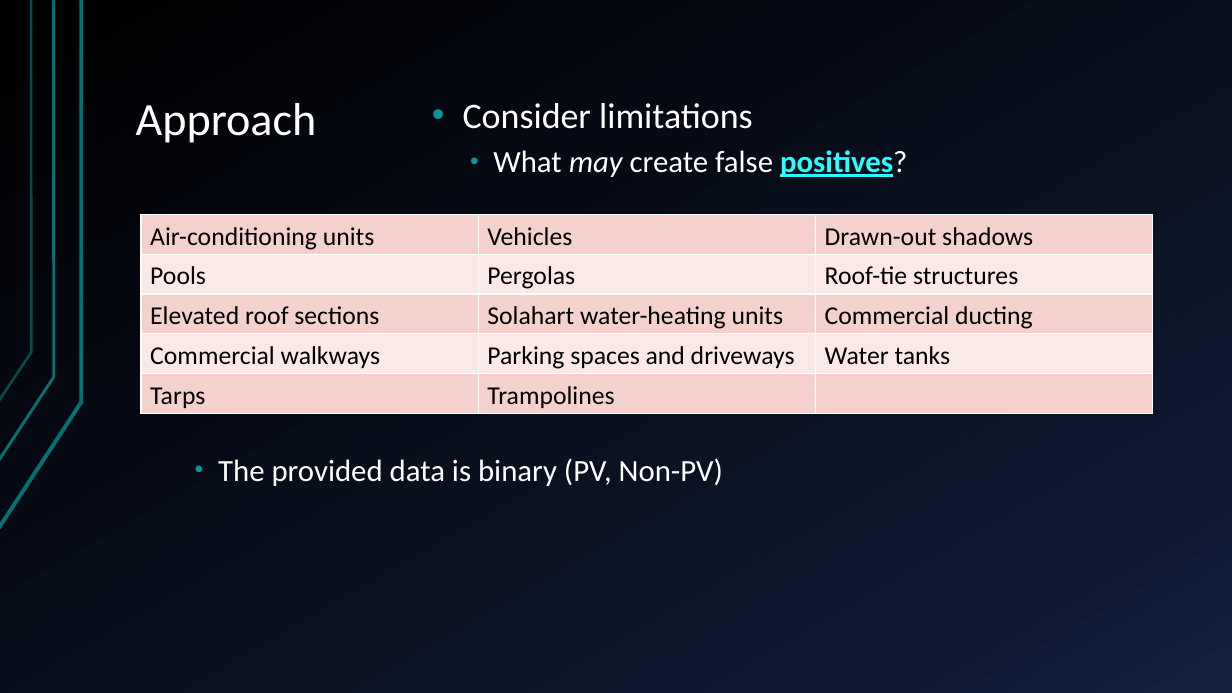
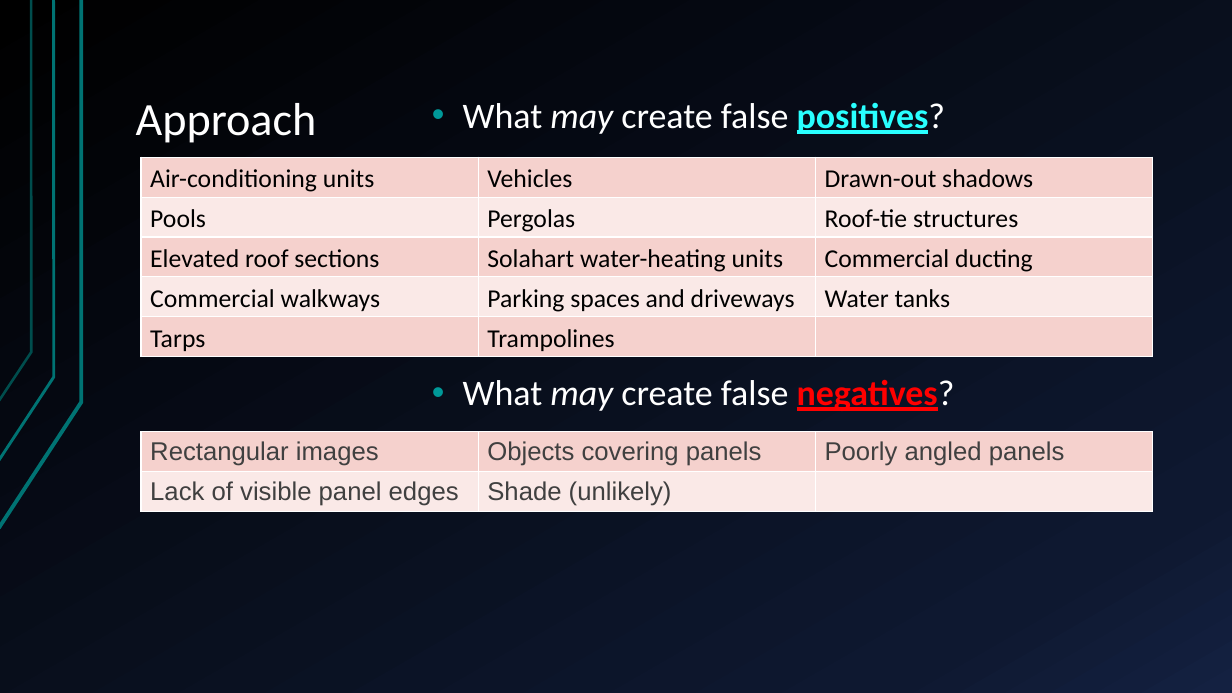
Before and after one commit to sofiary/teamunicornn, a slide deck: slide 20 of Western Power Hack-a-Gig Presentation.pptx. Drawn at 1232x693 pixels with LibreOffice and Linux fonts; fonts in the diff are those of the drawing. Boxes give left, top, right and bottom in pixels: in the first picture for what was removed or moved away, otherwise in the second. Text is boxed around its words. In the diff, an @@ line names an element or a change of style, - is before the commit and + after.

```diff
--- a/Western Power Hack-a-Gig Presentation.pptx
+++ b/Western Power Hack-a-Gig Presentation.pptx
@@ text "What may create false positives?" at (463, 102, 945, 134): size 24 to 28 pt; list level 2 to 1 in "What may create false positives?" @@
@@ text at (463, 103, 753, 129): paragraph removed @@
-• Consider limitations
@@ table: place and size @@
-table at (141, 214, 1153, 414)
+table at (141, 157, 1153, 357)
@@ text added at (463, 379, 955, 411), 28 pt, text #FFFFFF @@
+• What may create false negatives?
@@ table added at (141, 432, 1153, 511), 2 rows, 3 columns @@
+Rectangular images | Objects covering panels | Poorly angled panels
+Lack of visible panel edges | Shade (unlikely) | 
@@ text removed at (218, 458, 723, 486) @@
-  • The provided data is binary (PV, Non-PV)
```
Also in this commit, not shown: 4 other slides changed, 1 other file.
